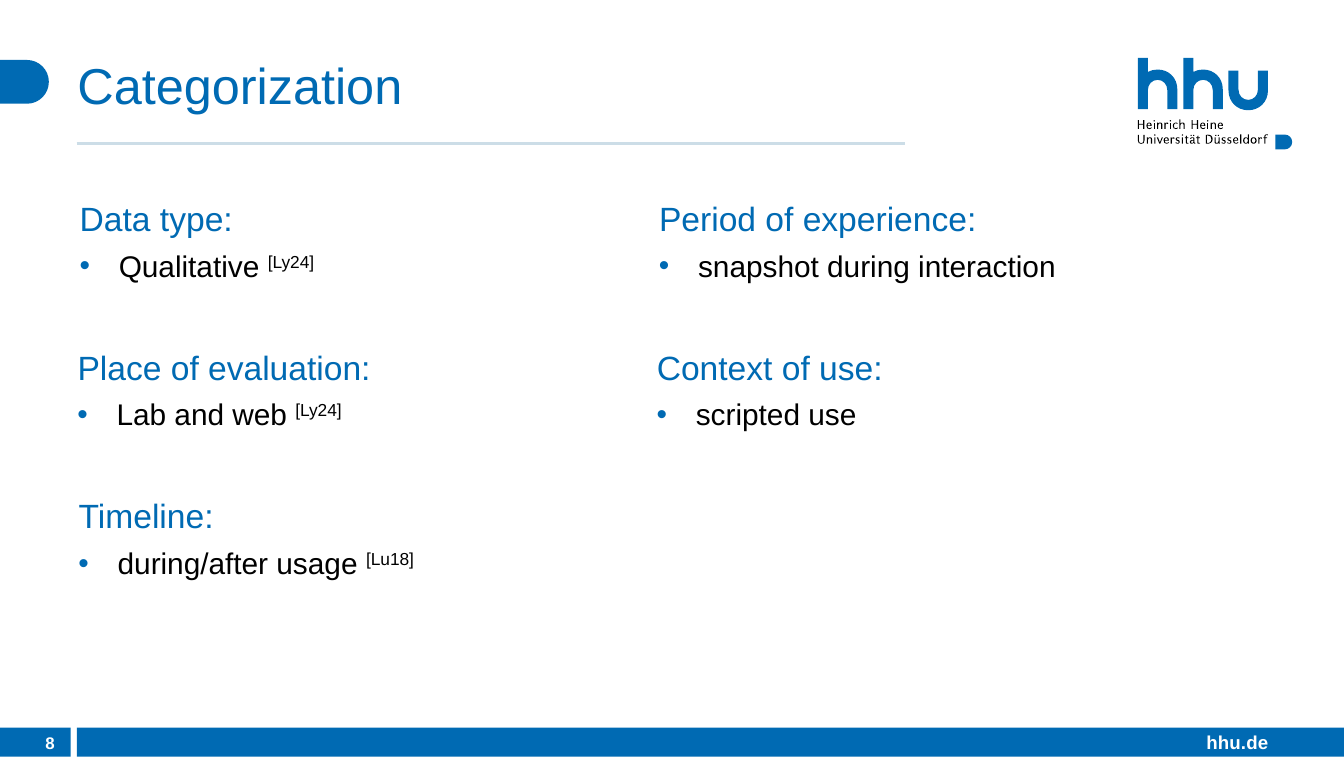
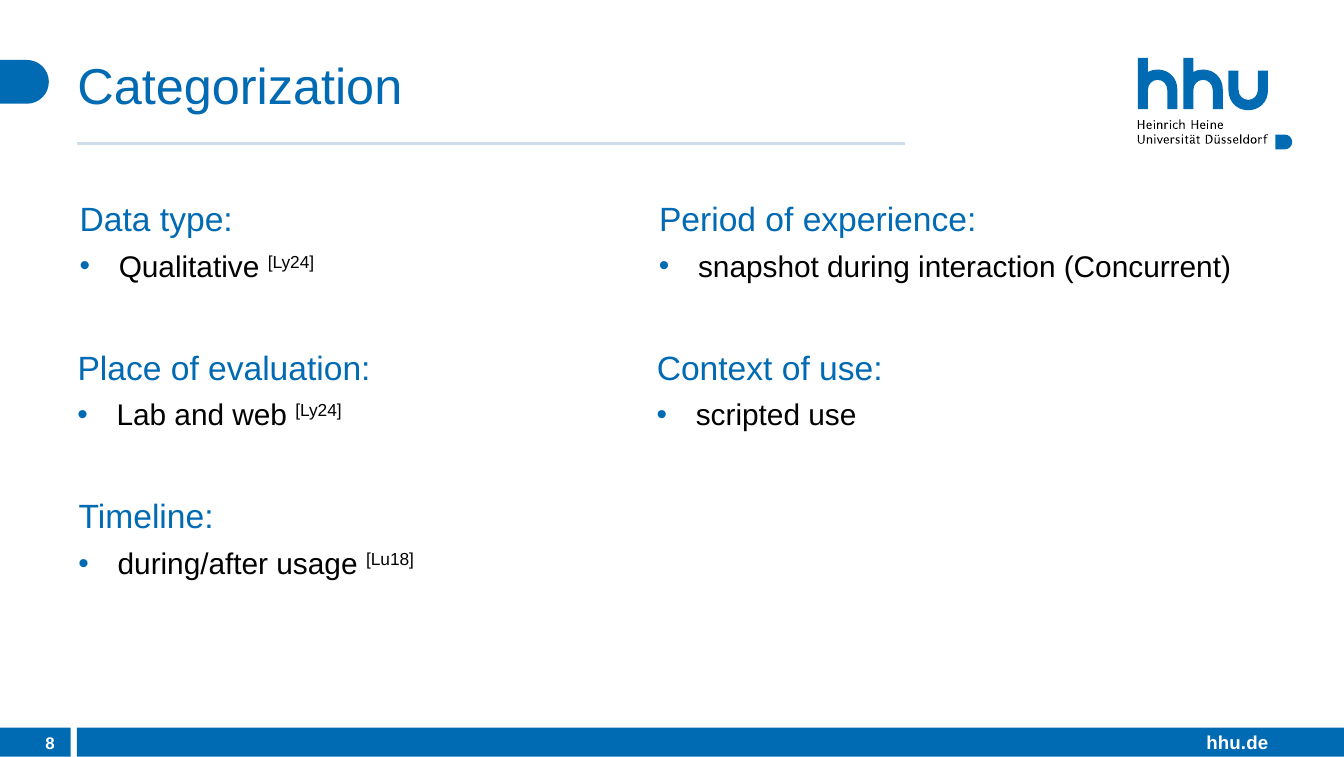
Before and after one commit to DerHyper/User-Experience-UX-Design-and-Management, a slide deck: slide 8 of Praesentation.pptx. Drawn at 1344x757 pixels with LibreOffice and Linux fonts; fonts in the diff are those of the drawing. Boxes give left, top, right and bottom in pixels: in the first picture for what was removed or moved away, otherwise in the second. Text is boxed around its words. In the diff, an @@ line names an element or a change of style, - is before the commit and + after.

```diff
--- a/Praesentation.pptx
+++ b/Praesentation.pptx
@@ text at bbox=[698, 255, 1231, 282]: text changed @@
-• snapshot during interaction
+• snapshot during interaction (Concurrent)
```
Also in this commit, not shown: 1 other slide changed, 3 slides added, 25 slides removed.
